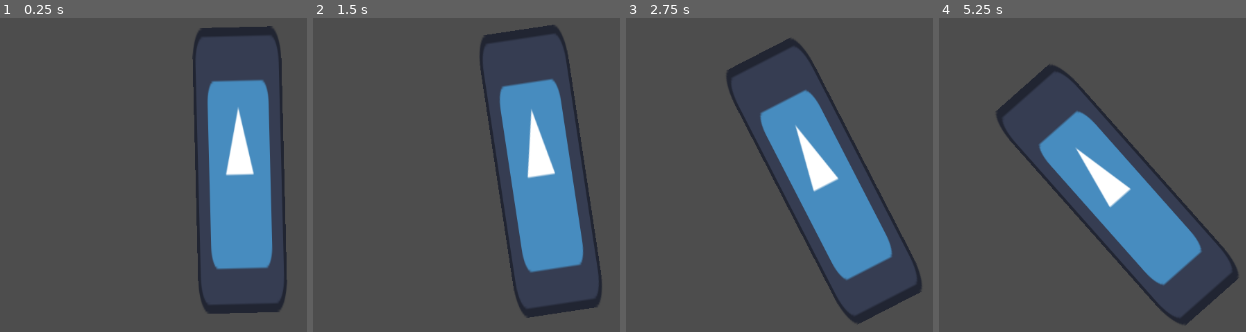
Above: before the commit, frames 1-4 (left to right).
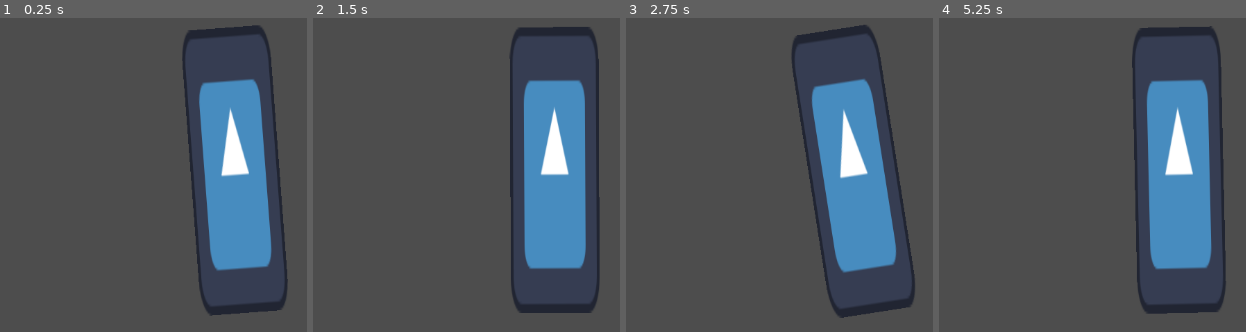
Above: after the commit, the same moments.

Repository: Inquisitor718/Casa-de-Penguin
Game: Godot game, scene res://scenes/Snowman.tscn
The game is run twice, just before and just after one commit, with the same random seed, the same clock (stepped at 60 frames per second) and the same inputs. The engine's default icon, where the game draws it, is replaced by a stand-in: a white triangle on a blue panel in a dark square.
Inputs (mouse positions are in pixels of both pictures, inside the frame that each line leads up to):
- Up to frame 1 (0.25 s): no input
- Up to frame 2 (1.5 s): move the mouse to (outside the picture) at 0.52 s; click (outside the picture) at 0.6 s; move the mouse to (395, 175) at 1.27 s; click (395, 175) at 1.35 s
- Up to frame 3 (2.75 s): move the mouse to (outside the picture) at 2.02 s; click (outside the picture) at 2.1 s
- Up to frame 4 (5.25 s): move the mouse to (1141, 240) at 2.77 s; click (1141, 240) at 2.85 s; move the mouse to (outside the picture) at 3.52 s; click (outside the picture) at 3.6 s; move the mouse to (942, 83) at 4.27 s; click (942, 83) at 4.35 s; move the mouse to (1221, 153) at 5.02 s; click (1221, 153) at 5.1 s

The runs differ from the first frame. In frame 1, 5.7% of the frame differs, in the area x 59-94%, y 2-95%; in frame 2, 11%; in frame 3, 17%; in frame 4, 24%, in the area x 18-98%, y 2-98%.

Commit message:
snowman rotates smoothly

Diff:
--- a/casa-de-penguin/scripts/snowman.gd
+++ b/casa-de-penguin/scripts/snowman.gd
@@ -2,22 +2,49 @@
 @onready var snowman_pos: Marker2D = $snowman_pos
 var timeout=0
 @export var points:int
+var target_rot := 0.0
+var duration := 0.12
+var lerp_const: float = 0.02
+var holding = false
 
 func _ready() -> void:
+	target_rot = snowman_pos.rotation
 	await get_tree().create_timer(15.0).timeout
 	timeout=1
 	points=floor(100*((1.5-min(1.5,abs(snowman_pos.global_rotation)))/1.5))
 	print(points)
 
+func _rotate(rotate_step)->void:
+	target_rot = clamp(
+	target_rot + rotate_step,
+	-1.5,
+	1.5
+	)
+
+	var tween := create_tween()
+	tween.tween_property(
+		snowman_pos,
+		"rotation",
+		target_rot,
+		duration
+	).set_trans(Tween.TRANS_SINE).set_ease(Tween.EASE_OUT)
+
 func _process(delta: float) -> void:
-	var wind=-0.1
+	var wind=-0.3
 	if(timeout==0):
 		if (wind>0 and snowman_pos.global_rotation<1.5):
 			snowman_pos.global_rotation+=wind*delta
 		elif(wind<0 and snowman_pos.global_rotation>-1.5):
 			snowman_pos.global_rotation+=wind*delta
-		if Input.is_action_just_pressed("click"):
+
+		if Input.is_mouse_button_pressed(MOUSE_BUTTON_LEFT) \
+		or Input.is_mouse_button_pressed(MOUSE_BUTTON_RIGHT):
+			holding=true
+		else:
+			holding=false
+
+		if holding:
 			if(get_global_mouse_position().x>578 and snowman_pos.global_rotation>-1.5):
-				snowman_pos.global_rotation-=0.2
+				_rotate(-0.005)
 			elif(snowman_pos.global_rotation<1.5):
-				snowman_pos.global_rotation+=0.2
+				_rotate(0.005)
